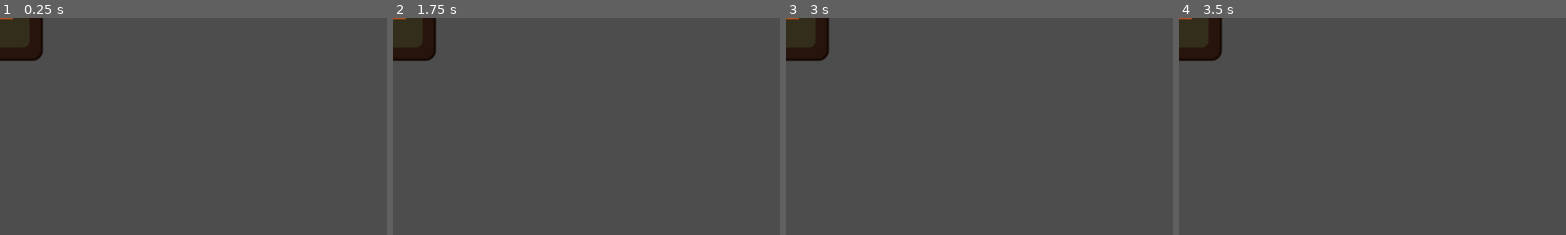
Above: before the commit, frames 1-4 (left to right).
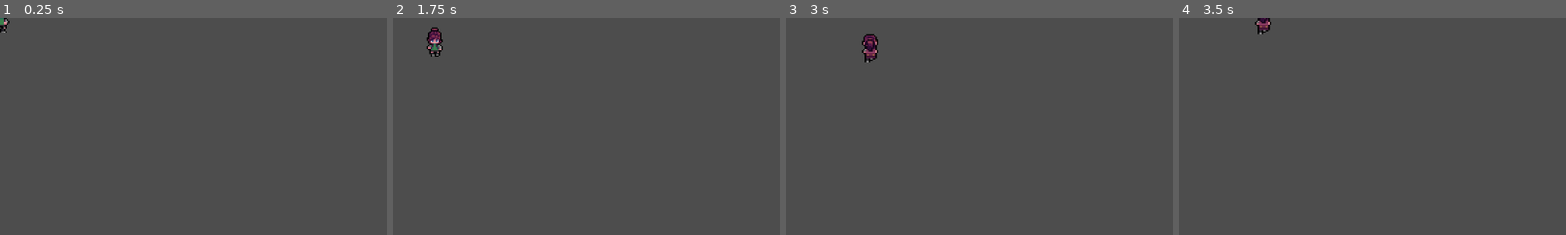
Above: after the commit, the same moments.

Repository: EGJ-25-Double/ZeldaLike
Game: Godot game, scene res://Scenes/Entities/player_hero.tscn
Same seed, same stepped clock (60 frames per second), same inputs: the game is played once before the commit and once after it. The project has no main scene, so this scene is started directly. The engine's default icon, where the game draws it, is replaced by a stand-in: a white triangle on a blue panel in a dark square.
Inputs:
- Up to frame 1 (0.25 s): no input
- Up to frame 2 (1.75 s): tap Enter at 0.5 s; hold D (right, bound only after the commit) 0.53-1.28 s; hold S (down, bound only after the commit) from 1.28 s (still down)
- Up to frame 3 (3 s): release S (down, bound only after the commit) at 2.03 s; hold D (right, bound only after the commit) 2.03-2.78 s; tap Space at 2.75 s; hold W (up, bound only after the commit) from 2.78 s (still down)
- Up to frame 4 (3.5 s): keep holding W (up, bound only after the commit)
The pictures show only the part of the screen within x 0-50%, y 0-50%; the shares and areas given below are measured in that part.

The runs differ from the first frame. In frame 1, 2.1% of the frame differs, in the area x 0-12%, y 0-20%; in frame 2, 2.3%; in frame 3, 2.6%, in the area x 0-24%, y 0-21%; in frame 4, 2.4%.

Commit message:
Add basic player controller

Diff:
--- /dev/null
+++ b/Scenes/Entities/player_animation.gd
@@ -0,0 +1,24 @@
+extends AnimatedSprite2D
+
+class_name CharacterAnimation
+
+const MOVEMENT_TO_IDLE = {
+	"walk_down": "idle_down",
+	"walk_up": "idle_up",
+	"walk_left": "idle_left",
+	"walk_right": "idle_right"
+}
+
+func play_movement_animation(velocity: Vector2):
+	if velocity.y > 0:
+		play("walk_down")
+	elif velocity.y < 0:
+		play("walk_up")
+	elif velocity.x > 0:
+		play("walk_right")
+	elif velocity.x < 0:
+		play("walk_left")
+
+func play_idle_animation():
+	if MOVEMENT_TO_IDLE.keys().has(animation):
+		play(MOVEMENT_TO_IDLE[animation])
--- /dev/null
+++ b/Scenes/Entities/player_hero.gd
@@ -0,0 +1,23 @@
+extends CharacterBody2D
+
+class_name PlayerHero
+
+@onready var animated_sprite_2d: CharacterAnimation = $AnimatedSprite2D
+
+const SPEED = 5000.0
+
+func _physics_process(delta: float) -> void:
+	var direction = Input.get_vector("left", "right", "up", "down")
+
+	if direction:
+		velocity = direction * SPEED * delta
+	else:
+		velocity.x = move_toward(velocity.x, 0, SPEED * delta)
+		velocity.y = move_toward(velocity.y, 0, SPEED * delta)
+
+	if velocity != Vector2.ZERO:
+		animated_sprite_2d.play_movement_animation(velocity)
+	else:
+		animated_sprite_2d.play_idle_animation()
+
+	move_and_slide()
--- a/Scenes/Entities/player_hero.tscn
+++ b/Scenes/Entities/player_hero.tscn
@@ -1,9 +1,23 @@
-[gd_scene load_steps=2 format=3 uid="uid://cdv672q6tewhj"]
+[gd_scene load_steps=5 format=3 uid="uid://cdv672q6tewhj"]
 
-[ext_resource type="Texture2D" uid="uid://dh8en8fsm32hf" path="res://icon.svg" id="1_by5fq"]
+[ext_resource type="SpriteFrames" uid="uid://cvme8tnrlisf0" path="res://SpriteFrames/player_hero.tres" id="1_by5fq"]
+[ext_resource type="Script" uid="uid://bceyuy3vk3q7x" path="res://Scenes/Entities/player_hero.gd" id="1_q4s8y"]
+[ext_resource type="Script" uid="uid://da51f2r611bha" path="res://Scenes/Entities/player_animation.gd" id="3_580jn"]
 
-[node name="PlayerHero" type="Node2D"]
+[sub_resource type="CapsuleShape2D" id="CapsuleShape2D_q4s8y"]
+radius = 14.0
+height = 44.0
 
-[node name="Sprite2D" type="Sprite2D" parent="."]
-modulate = Color(0.72533, 0.328286, 0.143468, 1)
-texture = ExtResource("1_by5fq")
+[node name="PlayerHero" type="CharacterBody2D"]
+script = ExtResource("1_q4s8y")
+
+[node name="AnimatedSprite2D" type="AnimatedSprite2D" parent="."]
+scale = Vector2(2, 2)
+sprite_frames = ExtResource("1_by5fq")
+animation = &"idle_down"
+autoplay = "idle_down"
+frame_progress = 0.649207
+script = ExtResource("3_580jn")
+
+[node name="CollisionShape2D" type="CollisionShape2D" parent="."]
+shape = SubResource("CapsuleShape2D_q4s8y")
--- a/SpriteFrames/player_hero.tres
+++ b/SpriteFrames/player_hero.tres
@@ -1,3 +1,399 @@
-[gd_resource type="SpriteFrames" format=3 uid="uid://cvme8tnrlisf0"]
+[gd_resource type="SpriteFrames" load_steps=43 format=3 uid="uid://cvme8tnrlisf0"]
+
+[ext_resource type="Texture2D" uid="uid://cqrxn3ftljpd8" path="res://Sprites/PlayerHero/Idle.png" id="1_6b6hn"]
+[ext_resource type="Texture2D" uid="uid://rnbr14e5v1su" path="res://Sprites/PlayerHero/walk.png" id="2_jf31m"]
+
+[sub_resource type="AtlasTexture" id="AtlasTexture_jn8hp"]
+atlas = ExtResource("1_6b6hn")
+region = Rect2(0, 0, 48, 64)
+
+[sub_resource type="AtlasTexture" id="AtlasTexture_2bqqm"]
+atlas = ExtResource("1_6b6hn")
+region = Rect2(48, 0, 48, 64)
+
+[sub_resource type="AtlasTexture" id="AtlasTexture_db56y"]
+atlas = ExtResource("1_6b6hn")
+region = Rect2(96, 0, 48, 64)
+
+[sub_resource type="AtlasTexture" id="AtlasTexture_5o7g1"]
+atlas = ExtResource("1_6b6hn")
+region = Rect2(144, 0, 48, 64)
+
+[sub_resource type="AtlasTexture" id="AtlasTexture_pxh6s"]
+atlas = ExtResource("1_6b6hn")
+region = Rect2(192, 0, 48, 64)
+
+[sub_resource type="AtlasTexture" id="AtlasTexture_gmglv"]
+atlas = ExtResource("1_6b6hn")
+region = Rect2(240, 0, 48, 64)
+
+[sub_resource type="AtlasTexture" id="AtlasTexture_fyrt1"]
+atlas = ExtResource("1_6b6hn")
+region = Rect2(288, 0, 48, 64)
+
+[sub_resource type="AtlasTexture" id="AtlasTexture_8n1nf"]
+atlas = ExtResource("1_6b6hn")
+region = Rect2(336, 0, 48, 64)
+
+[sub_resource type="AtlasTexture" id="AtlasTexture_jrl6g"]
+atlas = ExtResource("2_jf31m")
+region = Rect2(0, 0, 48, 64)
+
+[sub_resource type="AtlasTexture" id="AtlasTexture_sn2em"]
+atlas = ExtResource("2_jf31m")
+region = Rect2(48, 0, 48, 64)
+
+[sub_resource type="AtlasTexture" id="AtlasTexture_buwfm"]
+atlas = ExtResource("2_jf31m")
+region = Rect2(96, 0, 48, 64)
+
+[sub_resource type="AtlasTexture" id="AtlasTexture_i2fov"]
+atlas = ExtResource("2_jf31m")
+region = Rect2(144, 0, 48, 64)
+
+[sub_resource type="AtlasTexture" id="AtlasTexture_em8rw"]
+atlas = ExtResource("2_jf31m")
+region = Rect2(192, 0, 48, 64)
+
+[sub_resource type="AtlasTexture" id="AtlasTexture_3a0jj"]
+atlas = ExtResource("2_jf31m")
+region = Rect2(240, 0, 48, 64)
+
+[sub_resource type="AtlasTexture" id="AtlasTexture_ca2ey"]
+atlas = ExtResource("2_jf31m")
+region = Rect2(288, 0, 48, 64)
+
+[sub_resource type="AtlasTexture" id="AtlasTexture_ius8v"]
+atlas = ExtResource("2_jf31m")
+region = Rect2(336, 0, 48, 64)
+
+[sub_resource type="AtlasTexture" id="AtlasTexture_4o13g"]
+atlas = ExtResource("2_jf31m")
+region = Rect2(0, 64, 48, 64)
+
+[sub_resource type="AtlasTexture" id="AtlasTexture_c476q"]
+atlas = ExtResource("2_jf31m")
+region = Rect2(48, 64, 48, 64)
+
+[sub_resource type="AtlasTexture" id="AtlasTexture_bgg0w"]
+atlas = ExtResource("2_jf31m")
+region = Rect2(96, 64, 48, 64)
+
+[sub_resource type="AtlasTexture" id="AtlasTexture_2druc"]
+atlas = ExtResource("2_jf31m")
+region = Rect2(144, 64, 48, 64)
+
+[sub_resource type="AtlasTexture" id="AtlasTexture_k85gp"]
+atlas = ExtResource("2_jf31m")
+region = Rect2(192, 64, 48, 64)
+
+[sub_resource type="AtlasTexture" id="AtlasTexture_ucus5"]
+atlas = ExtResource("2_jf31m")
+region = Rect2(240, 64, 48, 64)
+
+[sub_resource type="AtlasTexture" id="AtlasTexture_d1qx0"]
+atlas = ExtResource("2_jf31m")
+region = Rect2(288, 64, 48, 64)
+
+[sub_resource type="AtlasTexture" id="AtlasTexture_c0ehn"]
+atlas = ExtResource("2_jf31m")
+region = Rect2(336, 64, 48, 64)
+
+[sub_resource type="AtlasTexture" id="AtlasTexture_fj8a6"]
+atlas = ExtResource("2_jf31m")
+region = Rect2(0, 320, 48, 64)
+
+[sub_resource type="AtlasTexture" id="AtlasTexture_wuh6v"]
+atlas = ExtResource("2_jf31m")
+region = Rect2(48, 320, 48, 64)
+
+[sub_resource type="AtlasTexture" id="AtlasTexture_yj2v5"]
+atlas = ExtResource("2_jf31m")
+region = Rect2(96, 320, 48, 64)
+
+[sub_resource type="AtlasTexture" id="AtlasTexture_76pwf"]
+atlas = ExtResource("2_jf31m")
+region = Rect2(144, 320, 48, 64)
+
+[sub_resource type="AtlasTexture" id="AtlasTexture_b5ssc"]
+atlas = ExtResource("2_jf31m")
+region = Rect2(192, 320, 48, 64)
+
+[sub_resource type="AtlasTexture" id="AtlasTexture_q4vs3"]
+atlas = ExtResource("2_jf31m")
+region = Rect2(240, 320, 48, 64)
+
+[sub_resource type="AtlasTexture" id="AtlasTexture_a5msa"]
+atlas = ExtResource("2_jf31m")
+region = Rect2(288, 320, 48, 64)
+
+[sub_resource type="AtlasTexture" id="AtlasTexture_x8kxt"]
+atlas = ExtResource("2_jf31m")
+region = Rect2(336, 320, 48, 64)
+
+[sub_resource type="AtlasTexture" id="AtlasTexture_0wl47"]
+atlas = ExtResource("2_jf31m")
+region = Rect2(0, 192, 48, 64)
+
+[sub_resource type="AtlasTexture" id="AtlasTexture_aib3v"]
+atlas = ExtResource("2_jf31m")
+region = Rect2(48, 192, 48, 64)
+
+[sub_resource type="AtlasTexture" id="AtlasTexture_2g4ma"]
+atlas = ExtResource("2_jf31m")
+region = Rect2(96, 192, 48, 64)
+
+[sub_resource type="AtlasTexture" id="AtlasTexture_gbxo2"]
+atlas = ExtResource("2_jf31m")
+region = Rect2(144, 192, 48, 64)
+
+[sub_resource type="AtlasTexture" id="AtlasTexture_fx8ne"]
+atlas = ExtResource("2_jf31m")
+region = Rect2(192, 192, 48, 64)
+
+[sub_resource type="AtlasTexture" id="AtlasTexture_r8f7j"]
+atlas = ExtResource("2_jf31m")
+region = Rect2(240, 192, 48, 64)
+
+[sub_resource type="AtlasTexture" id="AtlasTexture_547hs"]
+atlas = ExtResource("2_jf31m")
+region = Rect2(288, 192, 48, 64)
+
+[sub_resource type="AtlasTexture" id="AtlasTexture_ibk47"]
+atlas = ExtResource("2_jf31m")
+region = Rect2(336, 192, 48, 64)
 
 [resource]
+animations = [{
+"frames": [{
+"duration": 1.0,
+"texture": SubResource("AtlasTexture_jn8hp")
+}, {
+"duration": 1.0,
+"texture": SubResource("AtlasTexture_2bqqm")
+}, {
+"duration": 1.0,
+"texture": SubResource("AtlasTexture_db56y")
+}, {
+"duration": 1.0,
+"texture": SubResource("AtlasTexture_5o7g1")
+}, {
+"duration": 1.0,
+"texture": SubResource("AtlasTexture_pxh6s")
+}, {
+"duration": 1.0,
+"texture": SubResource("AtlasTexture_gmglv")
+}, {
+"duration": 1.0,
+"texture": SubResource("AtlasTexture_fyrt1")
+}, {
+"duration": 1.0,
+"texture": SubResource("AtlasTexture_8n1nf")
+}],
+"loop": true,
+"name": &"idle_down",
+"speed": 8.0
+}, {
+"frames": [{
+"duration": 1.0,
+"texture": SubResource("AtlasTexture_jn8hp")
+}, {
+"duration": 1.0,
+"texture": SubResource("AtlasTexture_2bqqm")
+}, {
+"duration": 1.0,
+"texture": SubResource("AtlasTexture_db56y")
+}, {
+"duration": 1.0,
+"texture": SubResource("AtlasTexture_5o7g1")
+}, {
+"duration": 1.0,
+"texture": SubResource("AtlasTexture_pxh6s")
+}, {
+"duration": 1.0,
+"texture": SubResource("AtlasTexture_gmglv")
+}, {
+"duration": 1.0,
+"texture": SubResource("AtlasTexture_fyrt1")
+}, {
+"duration": 1.0,
+"texture": SubResource("AtlasTexture_8n1nf")
+}],
+"loop": true,
+"name": &"idle_left",
+"speed": 8.0
+}, {
+"frames": [{
+"duration": 1.0,
+"texture": SubResource("AtlasTexture_jn8hp")
+}, {
+"duration": 1.0,
+"texture": SubResource("AtlasTexture_2bqqm")
+}, {
+"duration": 1.0,
+"texture": SubResource("AtlasTexture_db56y")
+}, {
+"duration": 1.0,
+"texture": SubResource("AtlasTexture_5o7g1")
+}, {
+"duration": 1.0,
+"texture": SubResource("AtlasTexture_pxh6s")
+}, {
+"duration": 1.0,
+"texture": SubResource("AtlasTexture_gmglv")
+}, {
+"duration": 1.0,
+"texture": SubResource("AtlasTexture_fyrt1")
+}, {
+"duration": 1.0,
+"texture": SubResource("AtlasTexture_8n1nf")
+}],
+"loop": true,
+"name": &"idle_right",
+"speed": 8.0
+}, {
+"frames": [{
+"duration": 1.0,
+"texture": SubResource("AtlasTexture_jn8hp")
+}, {
+"duration": 1.0,
+"texture": SubResource("AtlasTexture_2bqqm")
+}, {
+"duration": 1.0,
+"texture": SubResource("AtlasTexture_db56y")
+}, {
+"duration": 1.0,
+"texture": SubResource("AtlasTexture_5o7g1")
+}, {
+"duration": 1.0,
+"texture": SubResource("AtlasTexture_pxh6s")
+}, {
+"duration": 1.0,
+"texture": SubResource("AtlasTexture_gmglv")
+}, {
+"duration": 1.0,
+"texture": SubResource("AtlasTexture_fyrt1")
+}, {
+"duration": 1.0,
+"texture": SubResource("AtlasTexture_8n1nf")
+}],
+"loop": true,
+"name": &"idle_up",
+"speed": 8.0
+}, {
+"frames": [{
+"duration": 1.0,
+"texture": SubResource("AtlasTexture_jrl6g")
+}, {
+"duration": 2.0,
+"texture": SubResource("AtlasTexture_sn2em")
+}, {
+"duration": 1.0,
+"texture": SubResource("AtlasTexture_buwfm")
+}, {
+"duration": 1.0,
+"texture": SubResource("AtlasTexture_i2fov")
+}, {
+"duration": 1.0,
+"texture": SubResource("AtlasTexture_em8rw")
+}, {
+"duration": 2.0,
+"texture": SubResource("AtlasTexture_3a0jj")
+}, {
+"duration": 1.0,
+"texture": SubResource("AtlasTexture_ca2ey")
+}, {
+"duration": 1.0,
+"texture": SubResource("AtlasTexture_ius8v")
+}],
+"loop": true,
+"name": &"walk_down",
+"speed": 20.0
+}, {
+"frames": [{
+"duration": 1.0,
+"texture": SubResource("AtlasTexture_4o13g")
+}, {
+"duration": 1.0,
+"texture": SubResource("AtlasTexture_c476q")
+}, {
+"duration": 1.0,
+"texture": SubResource("AtlasTexture_bgg0w")
+}, {
+"duration": 1.0,
+"texture": SubResource("AtlasTexture_2druc")
+}, {
+"duration": 1.0,
+"texture": SubResource("AtlasTexture_k85gp")
+}, {
+"duration": 1.0,
+"texture": SubResource("AtlasTexture_ucus5")
+}, {
+"duration": 1.0,
+"texture": SubResource("AtlasTexture_d1qx0")
+}, {
+"duration": 1.0,
+"texture": SubResource("AtlasTexture_c0ehn")
+}],
+"loop": true,
+"name": &"walk_left",
+"speed": 15.0
+}, {
+"frames": [{
+"duration": 1.0,
+"texture": SubResource("AtlasTexture_fj8a6")
+}, {
+"duration": 1.0,
+"texture": SubResource("AtlasTexture_wuh6v")
+}, {
+"duration": 1.0,
+"texture": SubResource("AtlasTexture_yj2v5")
+}, {
+"duration": 1.0,
+"texture": SubResource("AtlasTexture_76pwf")
+}, {
+"duration": 1.0,
+"texture": SubResource("AtlasTexture_b5ssc")
+}, {
+"duration": 1.0,
+"texture": SubResource("AtlasTexture_q4vs3")
+}, {
+"duration": 1.0,
+"texture": SubResource("AtlasTexture_a5msa")
+}, {
+"duration": 1.0,
+"texture": SubResource("AtlasTexture_x8kxt")
+}],
+"loop": true,
+"name": &"walk_right",
+"speed": 15.0
+}, {
+"frames": [{
+"duration": 1.0,
+"texture": SubResource("AtlasTexture_0wl47")
+}, {
+"duration": 2.0,
+"texture": SubResource("AtlasTexture_aib3v")
+}, {
+"duration": 1.0,
+"texture": SubResource("AtlasTexture_2g4ma")
+}, {
+"duration": 1.0,
+"texture": SubResource("AtlasTexture_gbxo2")
+}, {
+"duration": 2.0,
+"texture": SubResource("AtlasTexture_fx8ne")
+}, {
+"duration": 1.0,
+"texture": SubResource("AtlasTexture_r8f7j")
+}, {
+"duration": 1.0,
+"texture": SubResource("AtlasTexture_547hs")
+}, {
+"duration": 1.0,
+"texture": SubResource("AtlasTexture_ibk47")
+}],
+"loop": true,
+"name": &"walk_up",
+"speed": 20.0
+}]
--- a/project.godot
+++ b/project.godot
@@ -10,6 +10,33 @@
 
 [application]
 
-config/name="Double-Zelda"
+config/name="Trouble"
 config/features=PackedStringArray("4.4", "Forward Plus")
 config/icon="res://icon.svg"
+
+[input]
+
+left={
+"deadzone": 0.2,
+"events": [Object(InputEventKey,"resource_local_to_scene":false,"resource_name":"","device":0,"window_id":0,"alt_pressed":false,"shift_pressed":false,"ctrl_pressed":false,"meta_pressed":false,"pressed":false,"keycode":0,"physical_keycode":65,"key_label":0,"unicode":0,"location":0,"echo":false,"script":null)
+]
+}
+right={
+"deadzone": 0.2,
+"events": [Object(InputEventKey,"resource_local_to_scene":false,"resource_name":"","device":0,"window_id":0,"alt_pressed":false,"shift_pressed":false,"ctrl_pressed":false,"meta_pressed":false,"pressed":false,"keycode":0,"physical_keycode":68,"key_label":0,"unicode":0,"location":0,"echo":false,"script":null)
+]
+}
+up={
+"deadzone": 0.2,
+"events": [Object(InputEventKey,"resource_local_to_scene":false,"resource_name":"","device":-1,"window_id":0,"alt_pressed":false,"shift_pressed":false,"ctrl_pressed":false,"meta_pressed":false,"pressed":false,"keycode":0,"physical_keycode":87,"key_label":0,"unicode":122,"location":0,"echo":false,"script":null)
+]
+}
+down={
+"deadzone": 0.2,
+"events": [Object(InputEventKey,"resource_local_to_scene":false,"resource_name":"","device":-1,"window_id":0,"alt_pressed":false,"shift_pressed":false,"ctrl_pressed":false,"meta_pressed":false,"pressed":false,"keycode":0,"physical_keycode":83,"key_label":0,"unicode":115,"location":0,"echo":false,"script":null)
+]
+}
+
+[rendering]
+
+textures/canvas_textures/default_texture_filter=0
Not shown, added: Scenes/Entities/player_animation.gd.uid
Not shown, added: Scenes/Entities/player_hero.gd.uid
